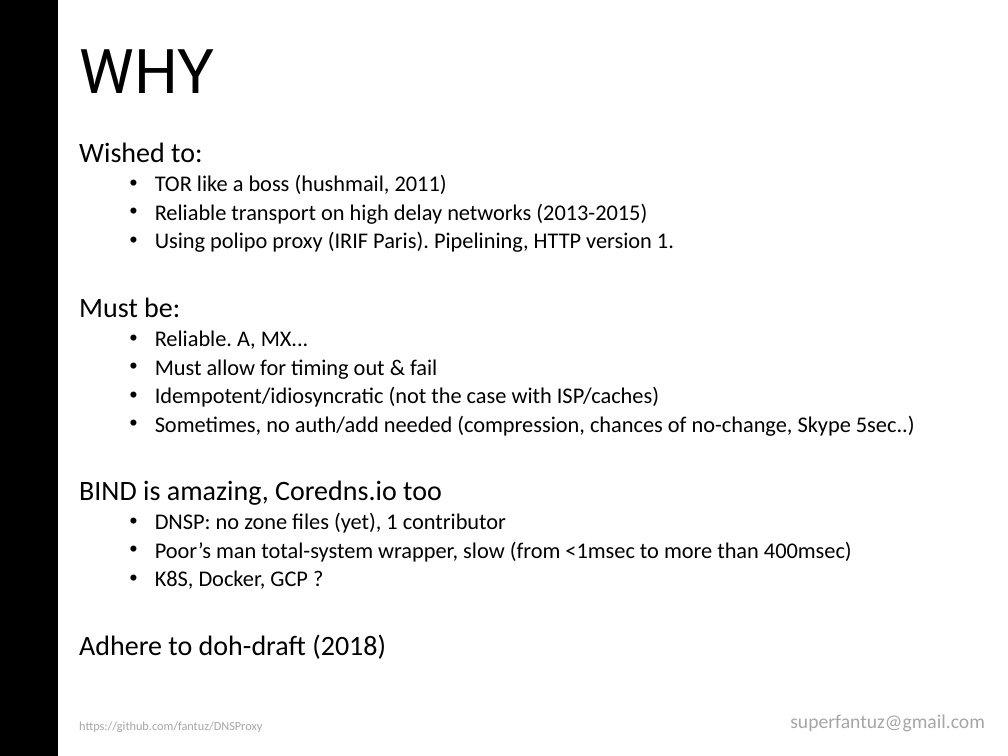
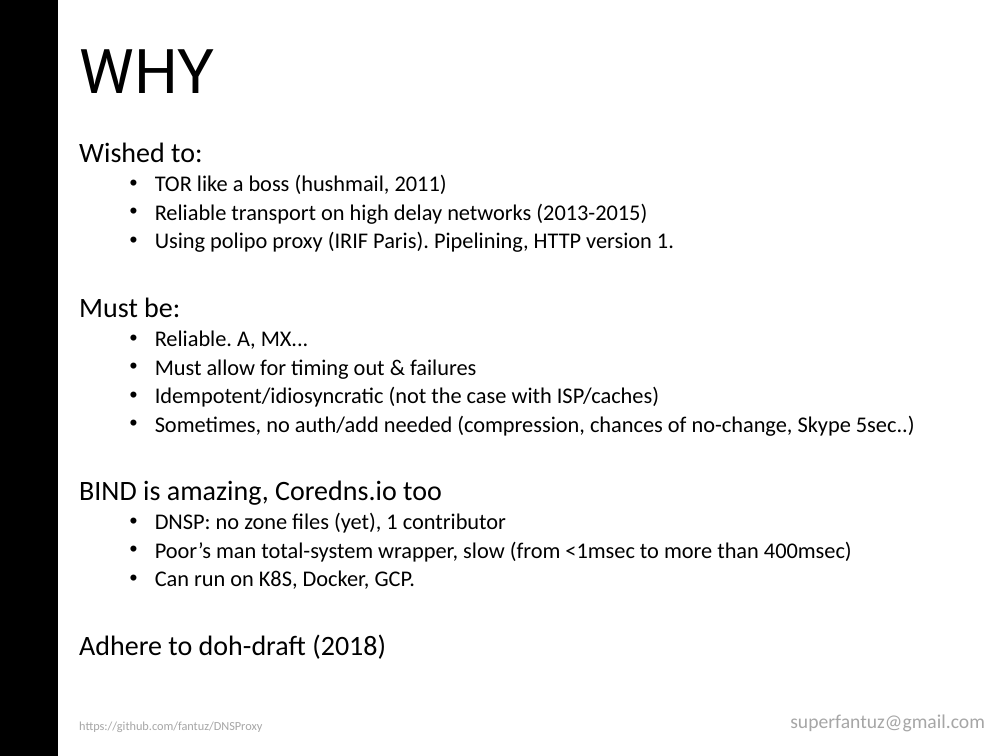
Before and after one commit to andreafabrizi/DNSProxy, a slide deck: slide 3 of DNSProxy_MFantuzzi.ppt. Drawn at 1008x756 pixels with LibreOffice and Linux fonts; fonts in the diff are those of the drawing. Boxes give left, top, right and bottom in pixels: in the first picture for what was removed or moved away, otherwise in the second. Text is boxed around its words. In the diff, an @@ line names an element or a change of style, - is before the commit and + after.

```diff
--- a/DNSProxy_MFantuzzi.ppt
+++ b/DNSProxy_MFantuzzi.ppt
@@ text at bbox=[155, 359, 476, 379]: text changed @@
-  • Must allow for timing out & fail
+  • Must allow for timing out & failures
@@ text at bbox=[155, 570, 415, 589]: text changed @@
-  • K8S, Docker, GCP ?
+  • Can run on K8S, Docker, GCP.
```
Also in this commit, not shown: 5 other slides changed.
